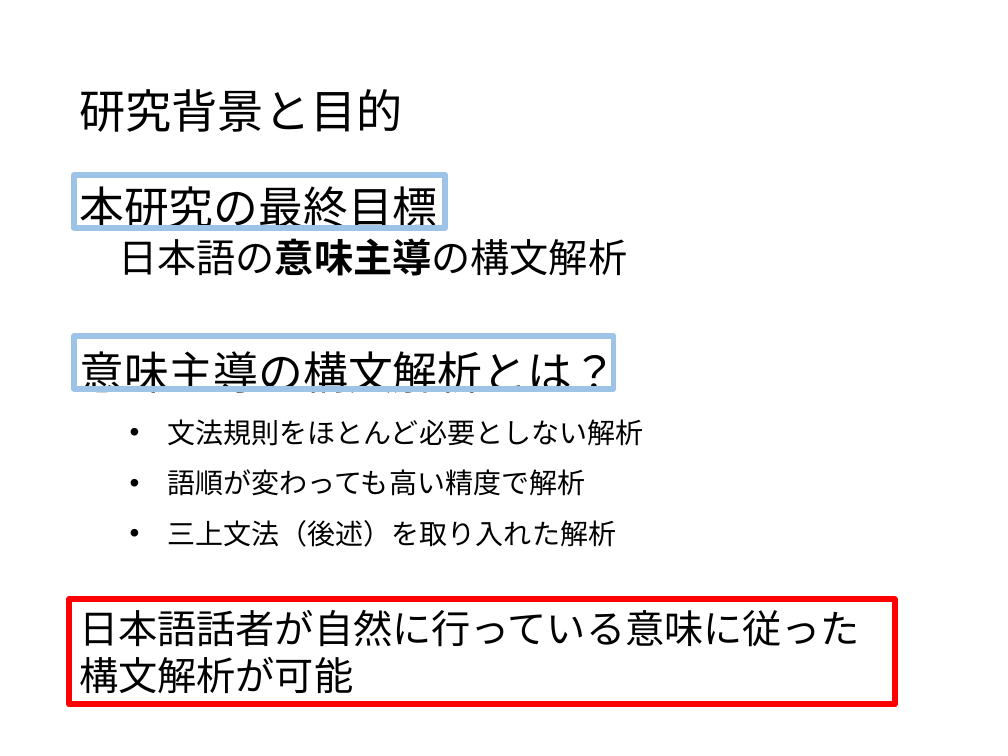
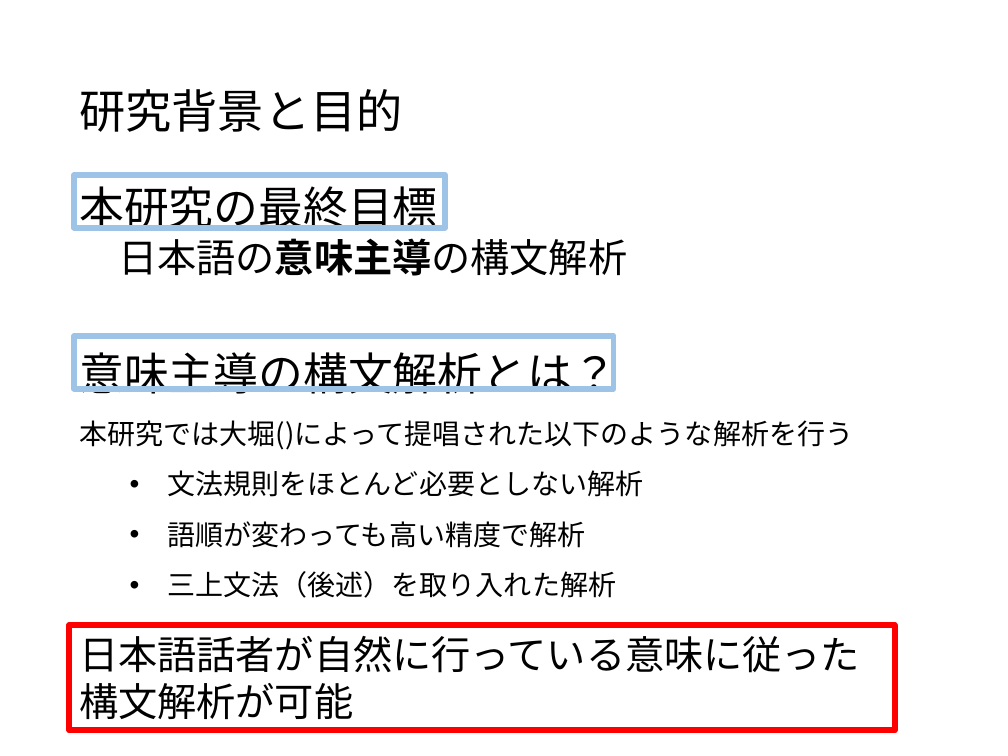
Before and after one commit to MasahiroMakino0706/GraduationThesis_2022, a slide deck: slide 3 of thesis-tex/makinoB4gradslide.pptx. Drawn at 1008x756 pixels with LibreOffice and Linux fonts; fonts in the diff are those of the drawing. Boxes give left, top, right and bottom in pixels: in the first picture for what was removed or moved away, otherwise in the second. Text is boxed around its words. In the diff, an @@ line names an element or a change of style, - is before the commit and + after.

Commit message:
updated

```diff
--- a/thesis-tex/makinoB4gradslide.pptx
+++ b/thesis-tex/makinoB4gradslide.pptx
@@ text at bbox=[79, 420, 853, 450]: paragraph added @@
+本研究では大堀()によって提唱された以下のような解析を行う
@@ rectangle "日本語話者が自然に行っている意味に従った構文解析が可能": place and size @@
-rectangle "日本語話者が自然に行っている意味に従った構文解析が可能" at bbox=[70, 600, 895, 705]
+rectangle "日本語話者が自然に行っている意味に従った構文解析が可能" at bbox=[70, 625, 895, 730]
```
